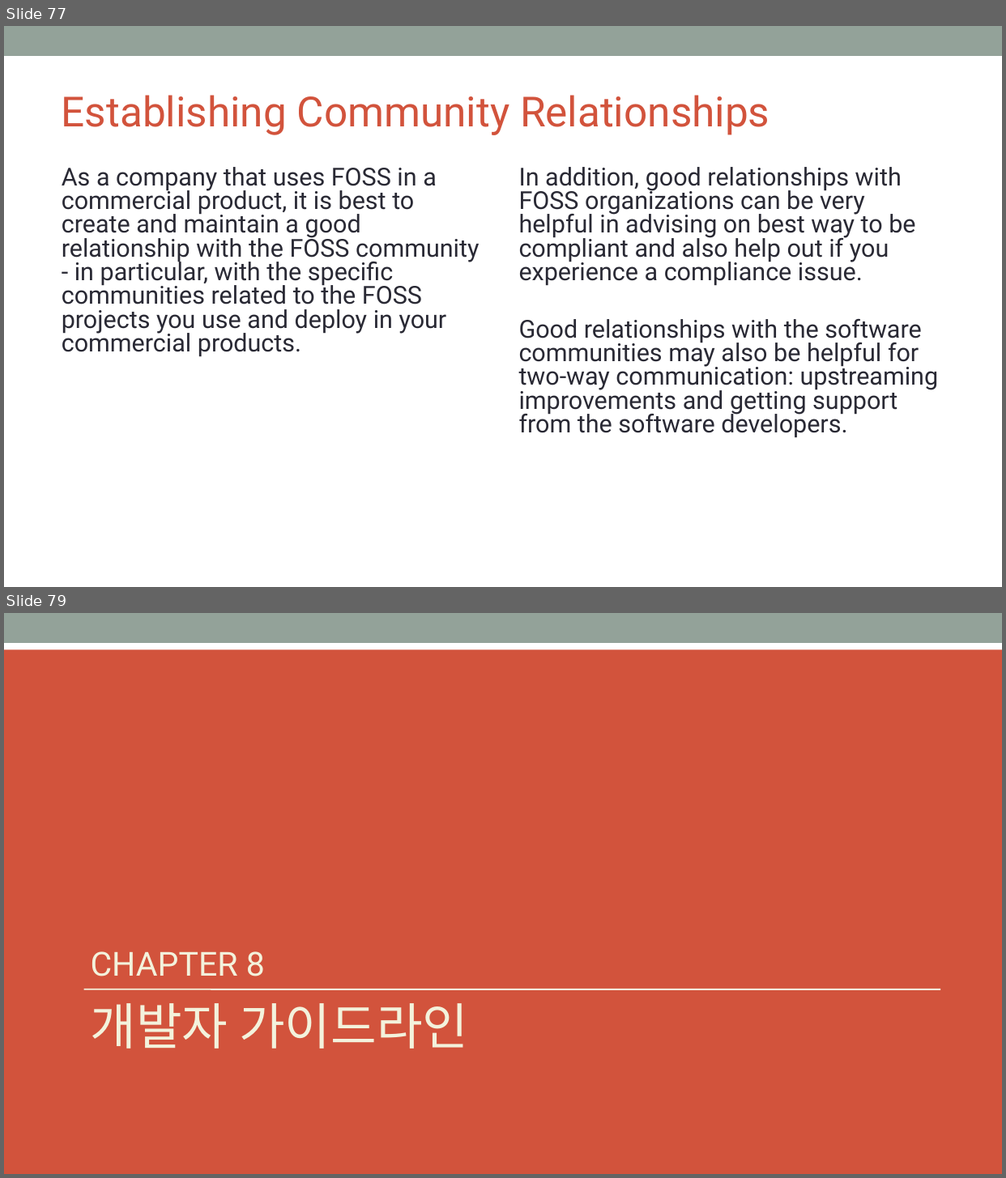
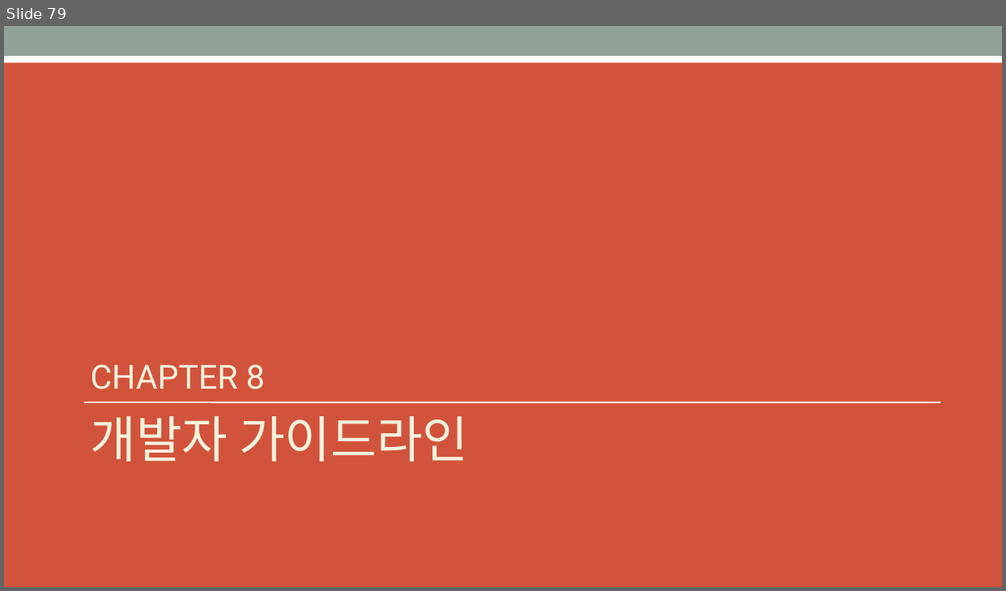
Before and after one commit to OpenChain-KWG/Curriculum-Translation-KR, a slide deck: target/slides/openchain-curriculum-for-1-1.pptx. Shown one above the other, each under a label of ours: slides 77 and 79 before the commit, slide 79 after it; the slides between them are not shown. The pictures are 1006x1178 and 1006x591 pixels, drawn with LibreOffice and Linux fonts; fonts in the diff are those of the drawing; background and template pictures are left out. Boxes give left, top, right and bottom in pixels: in the first picture for what was removed or moved away, otherwise in the second. Text is boxed around its words. In the diff, an @@ line names an element or a change of style, - is before the commit and + after.

```diff
--- a/target/slides/openchain-curriculum-for-1-1.pptx
+++ b/target/slides/openchain-curriculum-for-1-1.pptx
@@ slide 77 removed at (x1=4, y1=26, x2=1002, y2=587), background #FFFFFF; not listed: 1 template element that a slide beside it also shows @@
@@ title removed at (x1=62, y1=95, x2=769, y2=135) @@
-Establishing Community Relationships
@@ text removed at (x1=62, y1=167, x2=479, y2=357) @@
-As a company that uses FOSS in a commercial product, it is best to create and maintain a good relationship with the FOSS community - in particular, with the specific communities related to the FOSS projects you use and deploy in your commercial products.
@@ text removed at (x1=519, y1=167, x2=939, y2=438) @@
-In addition, good relationships with FOSS organizations can be very helpful in advising on best way to be compliant and also help out if you experience a compliance issue.
-Good relationships with the software communities may also be helpful for two-way communication: upstreaming improvements and getting support from the software developers.
```
Also in this commit, not shown: 6 slides changed, 13 slides added, 12 other slides removed, 7 other files.
